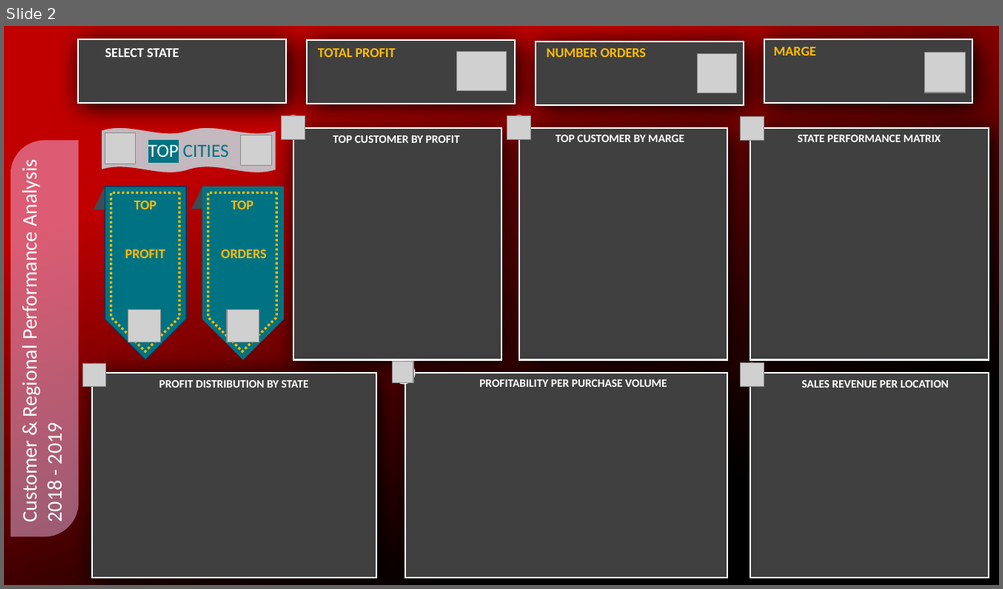
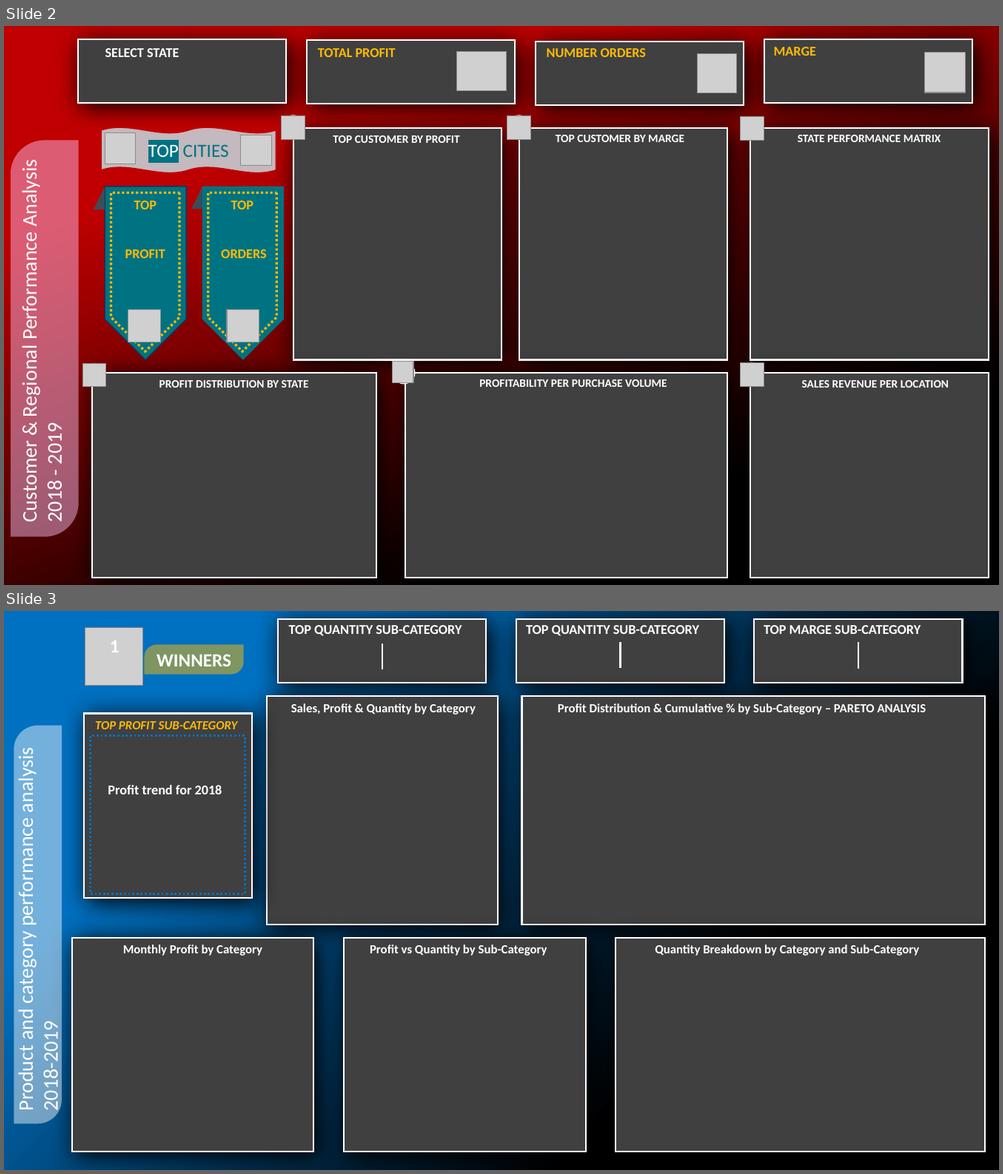
Before and after one commit to Maxime97hrv/Ecommerce_SQL_Power_BI, a slide deck: DataBase/style/style.pptx. Shown one above the other, each under a label of ours: slide 2 before the commit, slides 2 and 3 after it. The pictures are 1003x589 and 1003x1174 pixels, drawn with LibreOffice and Linux fonts; fonts in the diff are those of the drawing; grey boxes stand for pictures. Boxes give left, top, right and bottom in pixels: in the first picture for what was removed or moved away, otherwise in the second. Text is boxed around its words. In the diff, an @@ line names an element or a change of style, - is before the commit and + after.

Commit message:
2nd commit architecture product and category insight

```diff
--- a/DataBase/style/style.pptx
+++ b/DataBase/style/style.pptx
@@ slide 3 added at [4,611,999,1170], background gradient #0070C0 to #000000 @@
@@ picture added at [85,628,143,686] @@
@@ rectangle added at [278,619,486,683], fill #404040, outline #404040 1.5 pt @@
@@ text added at [289,625,461,636], 13 pt, text #FFFFFF, bold @@
+TOP QUANTITY SUB-CATEGORY
@@ rectangle added at [516,619,724,683], fill #404040, outline #404040 1.5 pt @@
@@ text added at [526,625,699,636], 13 pt, text #FFFFFF, bold @@
+TOP QUANTITY SUB-CATEGORY
@@ rectangle added at [754,619,962,683], fill #404040, outline #404040 1.5 pt @@
@@ text added at [763,625,920,634], 13 pt, text #FFFFFF, bold @@
+TOP MARGE SUB-CATEGORY
@@ text added at [110,641,119,652], 18 pt, text #FFFFFF, bold @@
+1
@@ round diag rect added at [145,644,244,675], fill #FEBB05 at 50% opacity, 18 pt, text #FFFFFF, bold @@
+WINNERS
@@ line added from (382, 643) to (382, 669), #FFFFFF 1.5 pt @@
@@ line added from (620, 642) to (620, 669), #FFFFFF 1.5 pt @@
@@ line added from (858, 642) to (858, 669), #FFFFFF 1.5 pt @@
@@ rectangle added at [267,696,498,924], fill #404040, outline #404040 1.5 pt @@
@@ rectangle added at [522,696,985,924], fill #404040, outline #404040 1.5 pt @@
@@ rectangle added at [84,713,252,898], fill #404040, outline #404040 1.5 pt @@
@@ text added at [95,721,238,729], 12 pt, text #FEBB05, bold, italic @@
+TOP PROFIT SUB-CATEGORY
@@ text added at [291,703,475,715], 12 pt, text #FFFFFF, bold @@
+Sales, Profit & Quantity by Category
@@ text added at [558,703,926,715], 12 pt, text #FFFFFF, bold @@
+Profit Distribution & Cumulative % by Sub-Category – PARETO ANALYSIS
@@ round diag rect added at [14,725,62,1124], fill #FFFFFF at 45% opacity @@
@@ rectangle added at [91,735,246,894], outline #0070C0 2 pt dashed @@
@@ text added at [13,753,63,1110], 20 pt, text #FFFFFF @@
+Product and category performance analysis
+2018-2019
@@ text added at [108,785,222,795], 13 pt, text #FFFFFF, bold @@
+Profit trend for 2018
@@ rectangle added at [72,939,313,1153], fill #404040, outline #404040 1.5 pt @@
@@ rectangle added at [344,939,586,1153], fill #404040, outline #404040 1.5 pt @@
@@ rectangle added at [616,939,985,1153], fill #404040, outline #404040 1.5 pt @@
@@ text added at [123,945,262,956], 12 pt, text #FFFFFF, bold @@
+Monthly Profit by Category
@@ text added at [370,945,547,956], 12 pt, text #FFFFFF, bold @@
+Profit vs Quantity by Sub-Category
@@ text added at [654,945,919,956], 12 pt, text #FFFFFF, bold @@
+Quantity Breakdown by Category and Sub-Category
```
Also in this commit, not shown: 2 other files.
